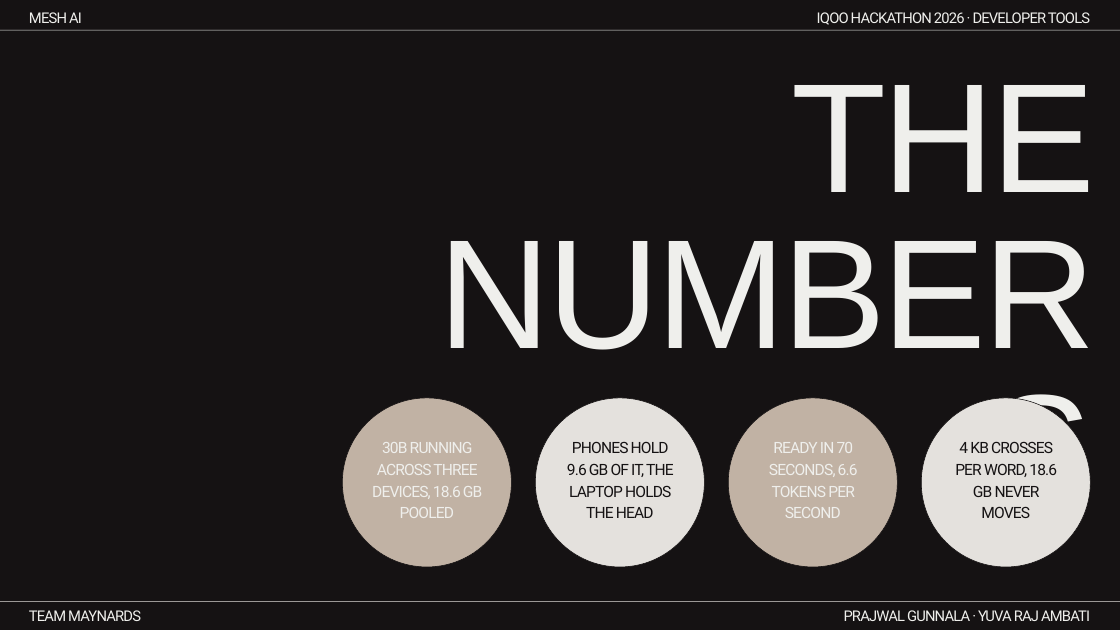
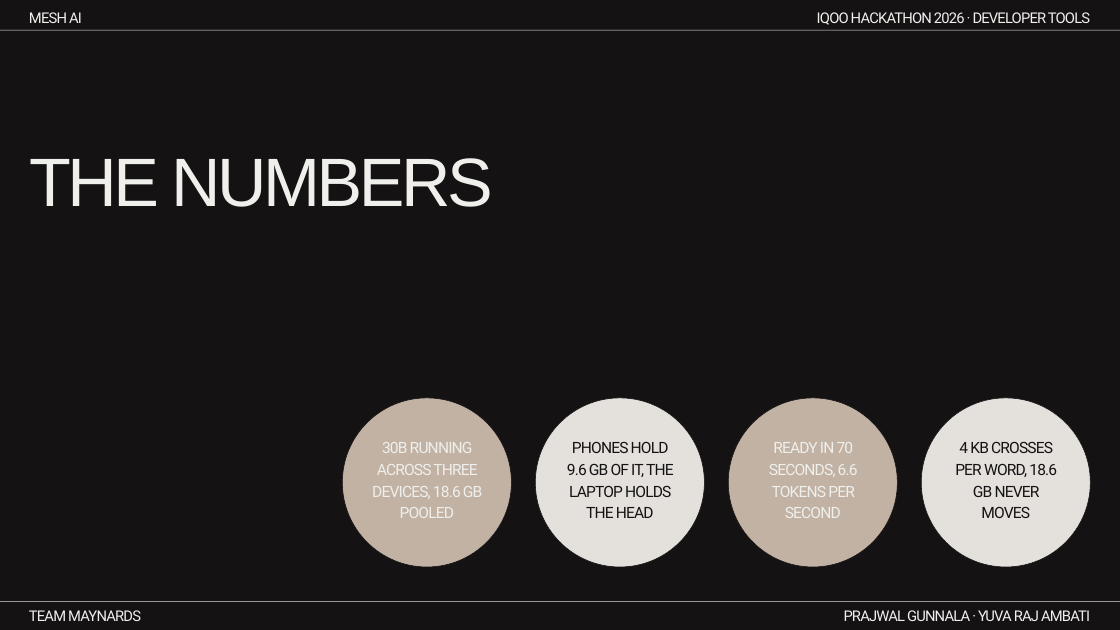
Before and after one commit to prajwal-gunnala/maynards, a slide deck: slide 16 of docs/deck/MeshAI_Deck_v4.pptx (slide 15 before the commit). Drawn at 1120x630 pixels with LibreOffice and Linux fonts; fonts in the diff are those of the drawing. Boxes give left, top, right and bottom in pixels: in the first picture for what was removed or moved away, otherwise in the second. Text is boxed around its words. In the diff, an @@ line names an element or a change of style, - is before the commit and + after.

```diff
--- a/docs/deck/MeshAI_Deck_v4.pptx
+++ b/docs/deck/MeshAI_Deck_v4.pptx
@@ text "THE NUMBERS": place and size @@
-text "THE NUMBERS" at (791, 85, 1095, 192)
+text "THE NUMBERS" at (29, 158, 493, 207)
@@ text "THE NUMBERS" at (29, 158, 493, 207): size 200 to 88 pt; alignment right to left @@
```
Also in this commit, not shown: 3 other slides changed, 1 slide added, 2 other files.
